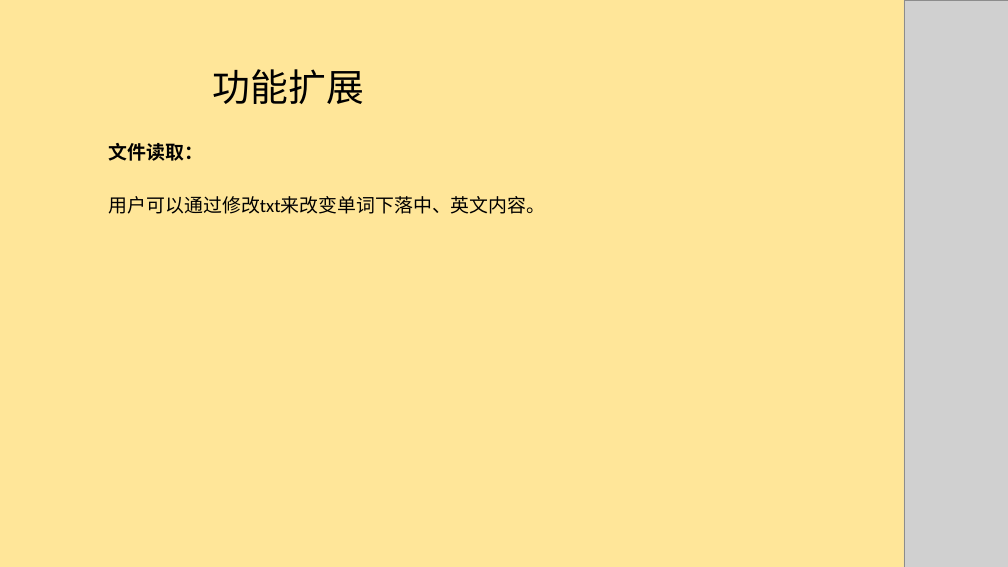
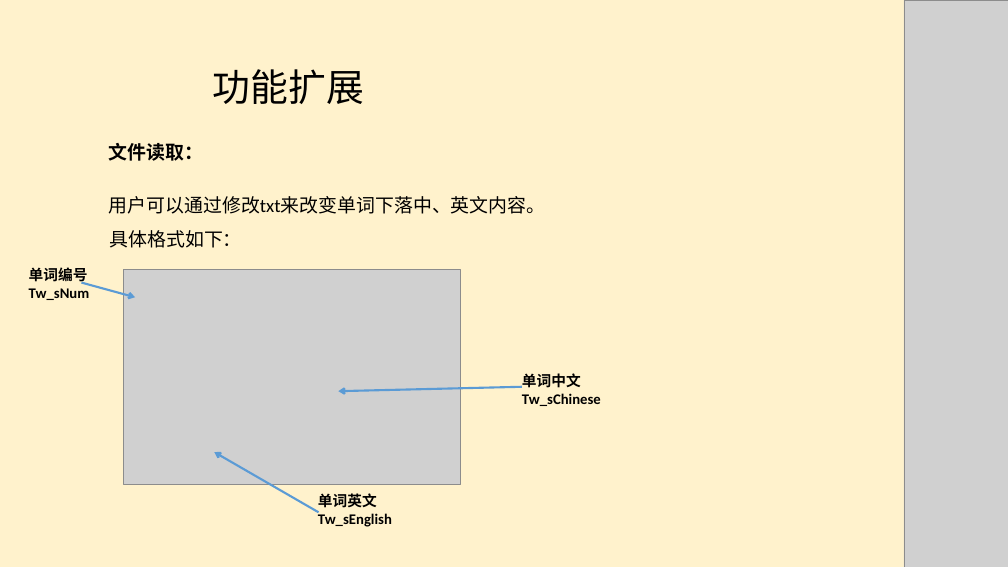
Before and after one commit to CatherineIsNotHere/MyStudyProject, a slide deck: slide 8 of huiZhongLesson/答辩文件/天津软件1班_C++游戏_柴彧_打字游戏/打字游戏.pptx. Drawn at 1008x567 pixels with LibreOffice and Linux fonts; fonts in the diff are those of the drawing; grey boxes stand for pictures. Boxes give left, top, right and bottom in pixels: in the first picture for what was removed or moved away, otherwise in the second. Text is boxed around its words. In the diff, an @@ line names an element or a change of style, - is before the commit and + after.

```diff
--- a/huiZhongLesson/答辩文件/天津软件1班_C++游戏_柴彧_打字游戏/打字游戏.pptx
+++ b/huiZhongLesson/答辩文件/天津软件1班_C++游戏_柴彧_打字游戏/打字游戏.pptx
@@ background #FFE699 to #FFF2CC @@
@@ text added at (110, 230, 242, 248), 18 pt, text #000000 @@
+具体格式如下：
@@ text added at (29, 267, 90, 300), 14 pt, text #000000, bold @@
+单词编号
+Tw_sNum
@@ arrow added from (82, 283) to (135, 297), #5B9BD5 2 pt @@
@@ picture added at (123, 270, 461, 485) @@
@@ arrow added from (522, 387) to (339, 391), #5B9BD5 2 pt @@
@@ text added at (522, 373, 601, 406), 14 pt, text #000000, bold @@
+单词中文
+Tw_sChinese
@@ arrow added from (318, 513) to (214, 452), #5B9BD5 2 pt @@
@@ text added at (318, 493, 392, 527), 14 pt, text #000000, bold @@
+单词英文
+Tw_sEnglish
```
Also in this commit, not shown: 8 other slides changed, 1 slide added, 1 slide removed, 4 other files.
